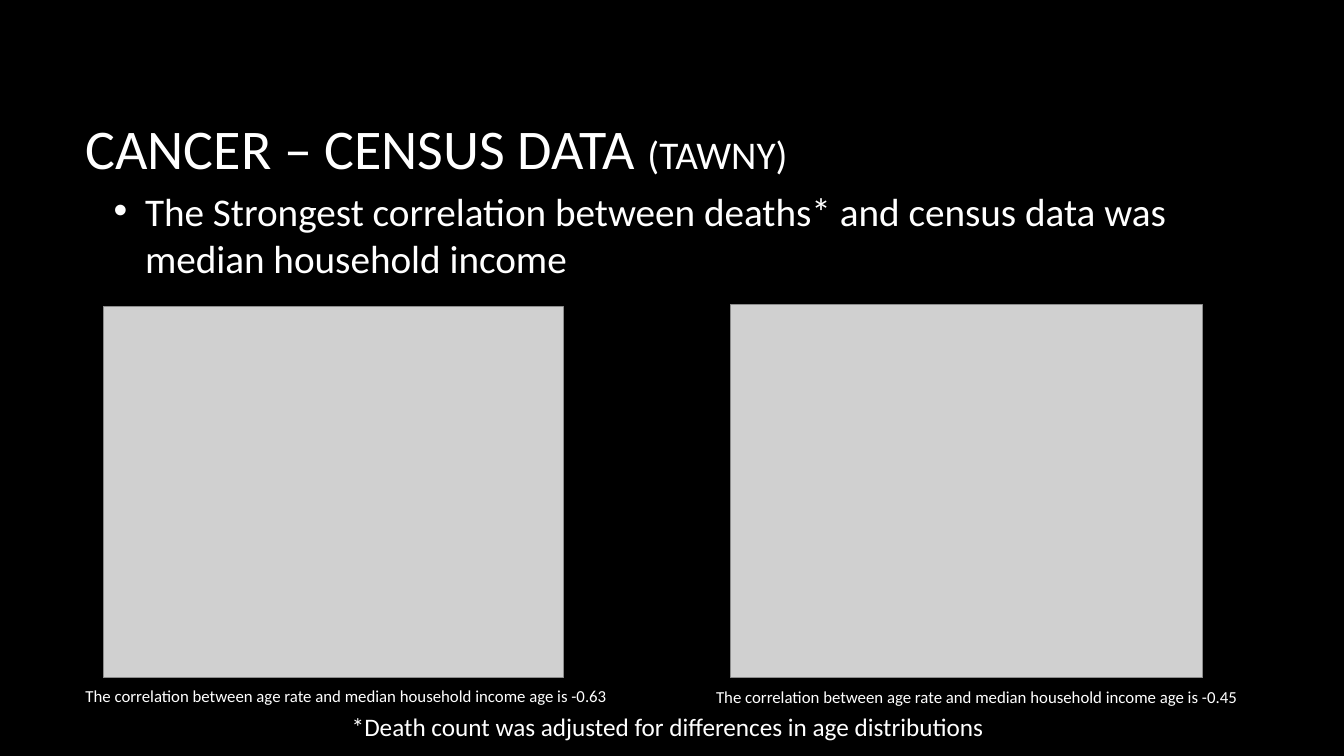
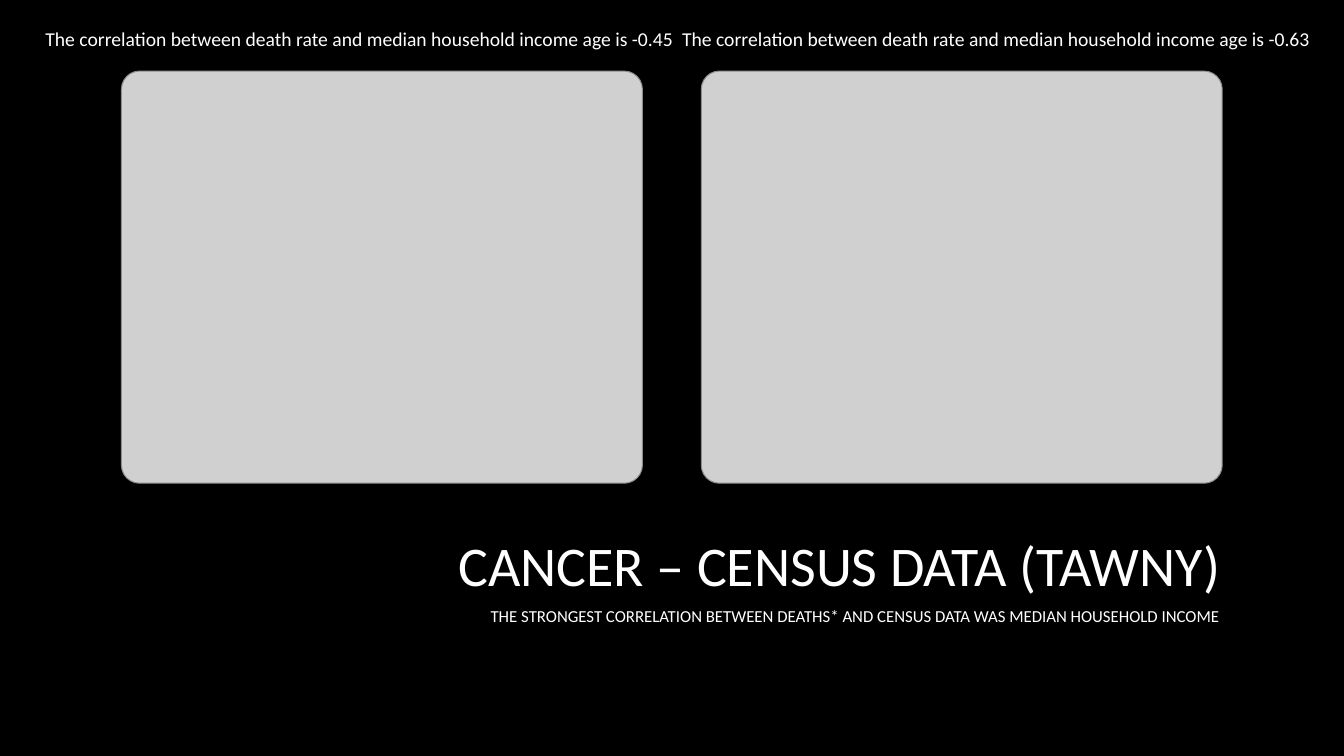
Before and after one commit to Phantogram/Project-BTTV, a slide deck: slide 9 of Project_One_BTTV.pptx. Drawn at 1344x756 pixels with LibreOffice and Linux fonts; fonts in the diff are those of the drawing; grey boxes stand for pictures; background and template pictures are left out. Boxes give left, top, right and bottom in pixels: in the first picture for what was removed or moved away, otherwise in the second. Text is boxed around its words. In the diff, an @@ line names an element or a change of style, - is before the commit and + after.

```diff
--- a/Project_One_BTTV.pptx
+++ b/Project_One_BTTV.pptx
@@ text at (45,32,673,50): text changed; size 12 to 14 pt @@
-The correlation between age rate and median household income age is -0.45
+The correlation between death rate and median household income age is -0.45
@@ text at (682,32,1310,50): text changed; size 12 to 14 pt @@
-The correlation between age rate and median household income age is -0.63
+The correlation between death rate and median household income age is -0.63
@@ picture added at (122,72,643,484) @@
@@ picture added at (702,72,1223,484) @@
@@ picture removed at (104,307,564,678) @@
@@ picture removed at (731,304,1203,678) @@
@@ title "CANCER – CENSUS DATA (TAWNY)": place and size @@
-title "CANCER – CENSUS DATA (TAWNY)" at (86,132,787,175)
+title "CANCER – CENSUS DATA (TAWNY)" at (458,545,1220,594)
@@ title "CANCER – CENSUS DATA (TAWNY)" at (458,545,1220,594): size 28 to 40 pt in "(TAWNY)"; alignment left to right; vertical alignment middle to bottom @@
@@ text "THE STRONGEST CORRELATION BETWEEN DEATHS* ..." at (491,610,1219,622): vertical alignment middle to top @@
@@ text at (491,610,1219,622): text changed; size 28 to 12 pt @@
-• The Strongest correlation between deaths* and census data was median household income
+THE STRONGEST CORRELATION BETWEEN DEATHS* AND CENSUS DATA WAS MEDIAN HOUSEHOLD INCOME
@@ text removed at (352,718,983,741) @@
-*Death count was adjusted for differences in age distributions
```
Also in this commit, not shown: 3 other slides changed, 1 slide added.
